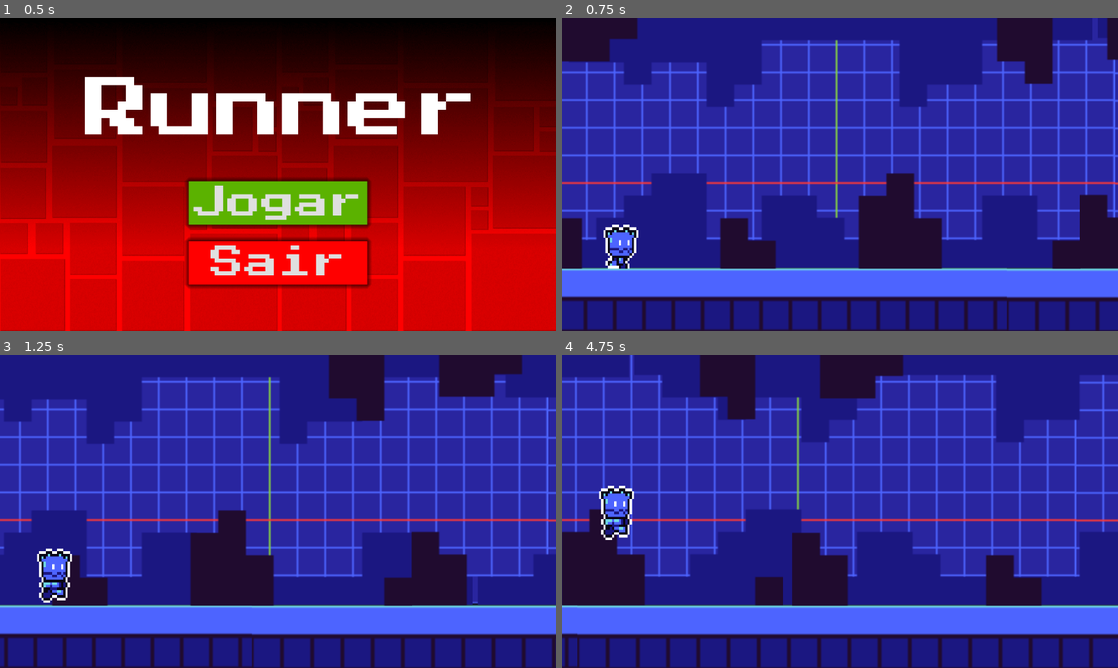
Above: before the commit, frames 1-4 (two rows, left to right).
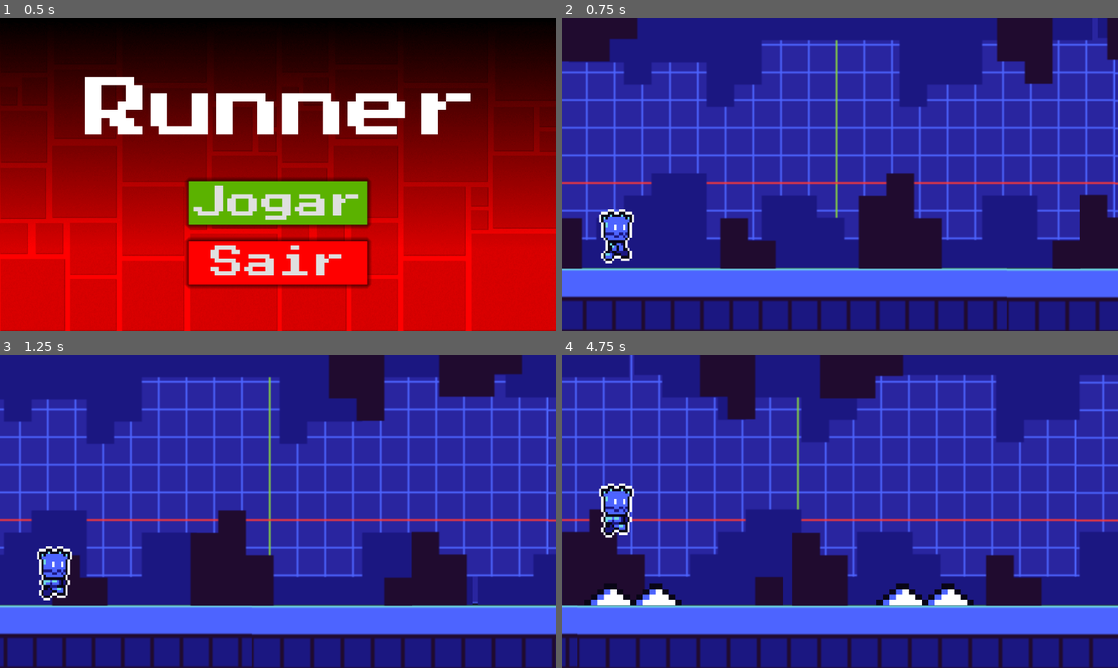
Above: after the commit, the same moments.

Repository: Davizera16/Runner
Game: Godot game, scene res://menu.tscn
Same seed, same stepped clock (60 frames per second), same inputs: the game is played once before the commit and once after it.
Inputs:
- Up to frame 1 (0.5 s): no input
- Up to frame 2 (0.75 s): click "Jogar" at 0.5 s
- Up to frame 3 (1.25 s): no input
- Up to frame 4 (4.75 s): tap Space (ui_select) at 1.52, 2.27, 3.77, 4.52 s

Frame 1 is identical in both runs. In frame 2, 1.2% of the frame differs, in the area x 3-31%, y 61-100%; in frame 3, 0.6%; in frame 4, 2.2%, in the area x 0-75%, y 40-100%.

Commit message:
JOGO 15/06
JOGO QUASE FINAL

Diff:
--- /dev/null
+++ b/Obstaculo.tscn
@@ -0,0 +1,20 @@
+[gd_scene format=3 uid="uid://brrm64y17i5nc"]
+
+[ext_resource type="Script" uid="uid://xoaqk6rvgt0f" path="res://obstáculo.gd" id="1_25lpp"]
+[ext_resource type="Texture2D" uid="uid://baro3r6cd60gi" path="res://Recursos/thorn.png" id="2_qbpn8"]
+
+[sub_resource type="RectangleShape2D" id="RectangleShape2D_25lpp"]
+size = Vector2(205.5, 47)
+
+[node name="Obstaculo" type="Area2D" unique_id=625188240]
+script = ExtResource("1_25lpp")
+
+[node name="ImagemObstaculo" type="Sprite2D" parent="." unique_id=534274756]
+texture_filter = 1
+position = Vector2(-0.9999924, -1)
+scale = Vector2(13.4375, 11.124999)
+texture = ExtResource("2_qbpn8")
+
+[node name="CorpoObstaculo" type="CollisionShape2D" parent="." unique_id=251447068]
+position = Vector2(-6.75, 65.5)
+shape = SubResource("RectangleShape2D_25lpp")
--- /dev/null
+++ b/area_2d.tscn
@@ -0,0 +1,39 @@
+[gd_scene format=3 uid="uid://x8gy8ko7siem"]
+
+[ext_resource type="Texture2D" uid="uid://fxnw3te8awjx" path="res://Recursos/enemies.png" id="1_gf172"]
+
+[sub_resource type="AtlasTexture" id="AtlasTexture_dl81w"]
+atlas = ExtResource("1_gf172")
+region = Rect2(0, 0, 48, 48)
+
+[sub_resource type="AtlasTexture" id="AtlasTexture_5rgpn"]
+atlas = ExtResource("1_gf172")
+region = Rect2(48, 0, 48, 48)
+
+[sub_resource type="AtlasTexture" id="AtlasTexture_c0nl8"]
+atlas = ExtResource("1_gf172")
+region = Rect2(96, 0, 48, 48)
+
+[sub_resource type="SpriteFrames" id="SpriteFrames_1dtnr"]
+animations = [{
+"frames": [{
+"duration": 1.0,
+"texture": SubResource("AtlasTexture_dl81w")
+}, {
+"duration": 1.0,
+"texture": SubResource("AtlasTexture_5rgpn")
+}, {
+"duration": 1.0,
+"texture": SubResource("AtlasTexture_c0nl8")
+}],
+"loop": true,
+"name": &"default",
+"speed": 5.0
+}]
+
+[node name="Item" type="Area2D" unique_id=1038469715]
+
+[node name="AnimatedSprite2D" type="AnimatedSprite2D" parent="." unique_id=1852997472]
+texture_filter = 1
+sprite_frames = SubResource("SpriteFrames_1dtnr")
+frame_progress = 0.13371082
--- /dev/null
+++ b/gerador_obstaculos.gd
@@ -0,0 +1,14 @@
+extends Node2D
+
+const Obstaculo = preload("res://Obstaculo.tscn")
+
+var timer: float = 0.0
+
+func _process(delta: float) -> void:
+	timer += delta
+
+	if timer >= 2.0:
+		timer = 0.0
+		var novo_obstaculo = Obstaculo.instantiate()
+		novo_obstaculo.position = Vector2(800.0, 430.0)
+		add_child(novo_obstaculo)
--- a/jogo.tscn
+++ b/jogo.tscn
@@ -7,13 +7,14 @@
 [ext_resource type="Texture2D" uid="uid://do80e0wlcc08g" path="res://Recursos/middleground1.png" id="5_8c340"]
 [ext_resource type="Texture2D" uid="uid://cn8jio477e3xl" path="res://Recursos/player.png" id="6_8c340"]
 [ext_resource type="Script" uid="uid://brbi1ca14qb5e" path="res://jogador.gd" id="6_45nkh"]
+[ext_resource type="Script" uid="uid://nyb1xncbm62a" path="res://gerador_obstaculos.gd" id="8_ysdx3"]
 
 [sub_resource type="RectangleShape2D" id="RectangleShape2D_45nkh"]
-size = Vector2(2315, 135)
+size = Vector2(2313, 135)
 
 [sub_resource type="CapsuleShape2D" id="CapsuleShape2D_8c340"]
-radius = 40.0
-height = 108.0
+radius = 41.0
+height = 118.0
 
 [sub_resource type="AtlasTexture" id="AtlasTexture_45nkh"]
 atlas = ExtResource("6_8c340")
@@ -39,6 +40,10 @@
 atlas = ExtResource("6_8c340")
 region = Rect2(240, 0, 48, 48)
 
+[sub_resource type="AtlasTexture" id="AtlasTexture_2ka1p"]
+atlas = ExtResource("6_8c340")
+region = Rect2(0, 48, 48, 48)
+
 [sub_resource type="SpriteFrames" id="SpriteFrames_2ka1p"]
 animations = [{
 "frames": [{
@@ -63,6 +68,14 @@
 "loop": true,
 "name": &"default",
 "speed": 5.0
+}, {
+"frames": [{
+"duration": 1.0,
+"texture": SubResource("AtlasTexture_2ka1p")
+}],
+"loop": true,
+"name": &"pular",
+"speed": 5.0
 }]
 
 [node name="Jogo" type="Node2D" unique_id=874049177]
@@ -80,8 +93,8 @@
 texture = ExtResource("2_1ap6j")
 
 [node name="Chao" type="Sprite2D" parent="." unique_id=214280926]
-position = Vector2(0, 446)
-scale = Vector2(3.790625, 4.2343745)
+position = Vector2(-2, 446)
+scale = Vector2(3.796875, 4.2343745)
 texture = ExtResource("3_qn35j")
 centered = false
 
@@ -94,7 +107,7 @@
 [node name="ChãoFísico" type="StaticBody2D" parent="." unique_id=737227476]
 
 [node name="CorpoChão" type="CollisionShape2D" parent="ChãoFísico" unique_id=112357733]
-position = Vector2(1156.5, 581.5)
+position = Vector2(1157.5, 581.5)
 shape = SubResource("RectangleShape2D_45nkh")
 
 [node name="MeioAzul" type="Sprite2D" parent="." unique_id=866796439]
@@ -133,5 +146,8 @@
 position = Vector2(113.00001, 500.87497)
 scale = Vector2(4.5208335, 5.3385406)
 sprite_frames = SubResource("SpriteFrames_2ka1p")
+animation = &"pular"
 autoplay = "default"
-frame_progress = 0.18481842
+
+[node name="GeradorObstaculos" type="Node2D" parent="." unique_id=852472533]
+script = ExtResource("8_ysdx3")
--- /dev/null
+++ b/obstaculo.gd
@@ -0,0 +1,11 @@
+extends Area2D
+
+
+# Called when the node enters the scene tree for the first time.
+func _ready() -> void:
+	pass # Replace with function body.
+
+
+# Called every frame. 'delta' is the elapsed time since the previous frame.
+func _process(delta: float) -> void:
+	pass
--- /dev/null
+++ b/obstáculo.gd
@@ -0,0 +1,12 @@
+extends Area2D
+
+var velocidade: float = 300.0
+
+func _process(delta: float) -> void:
+	position.x -= velocidade * delta
+
+	if position.x < -200:
+		queue_free()
+
+func set_velocidade(nova_velocidade: float) -> void:
+	velocidade = nova_velocidade
Binary file added: Recursos/coffee.png
Not shown, added: Recursos/coffee.png.import
Binary file added: Recursos/enemies.png
Not shown, added: Recursos/enemies.png.import
Binary file added: Recursos/thorn.png
Not shown, added: Recursos/thorn.png.import
Not shown, added: gerador_obstaculos.gd.uid
Not shown, added: obstaculo.gd.uid
Not shown, added: obstáculo.gd.uid
